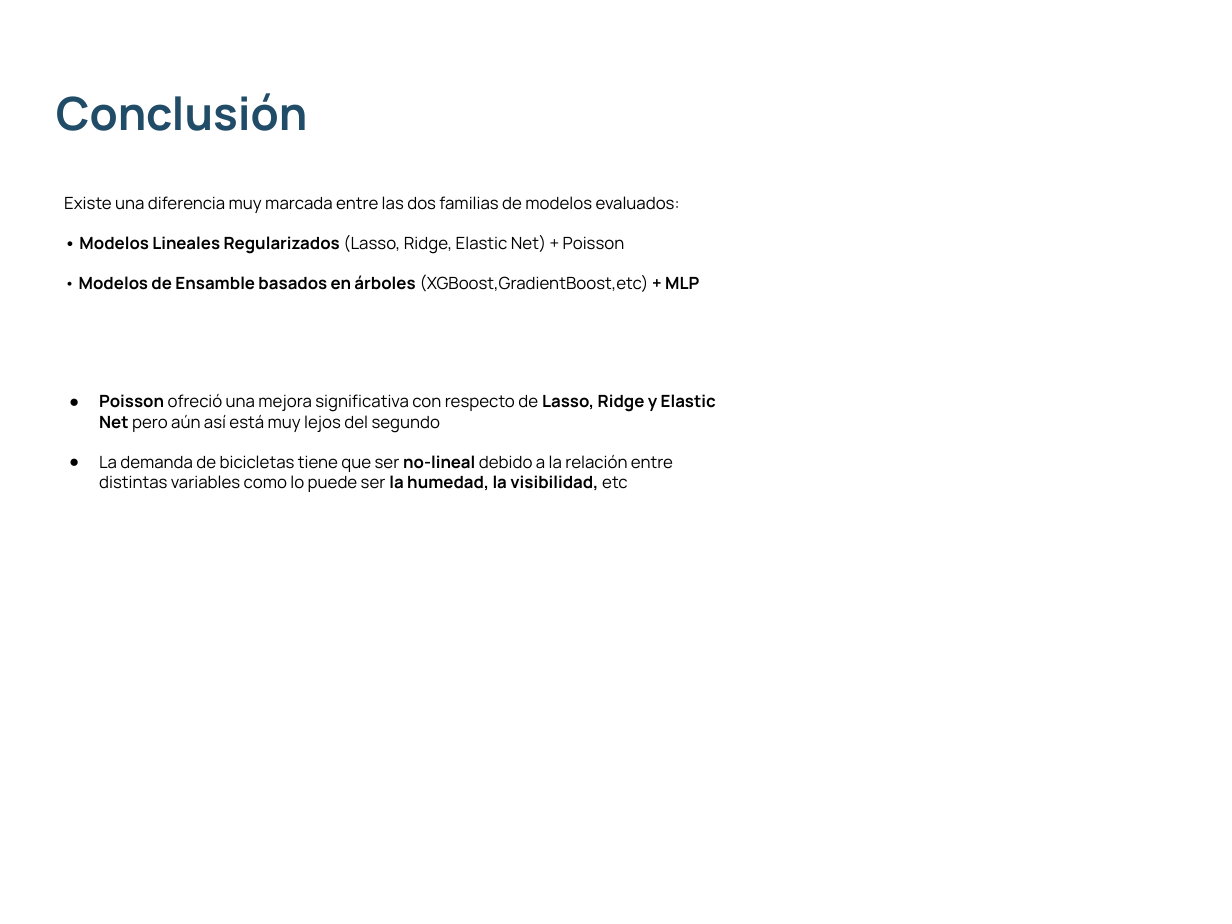
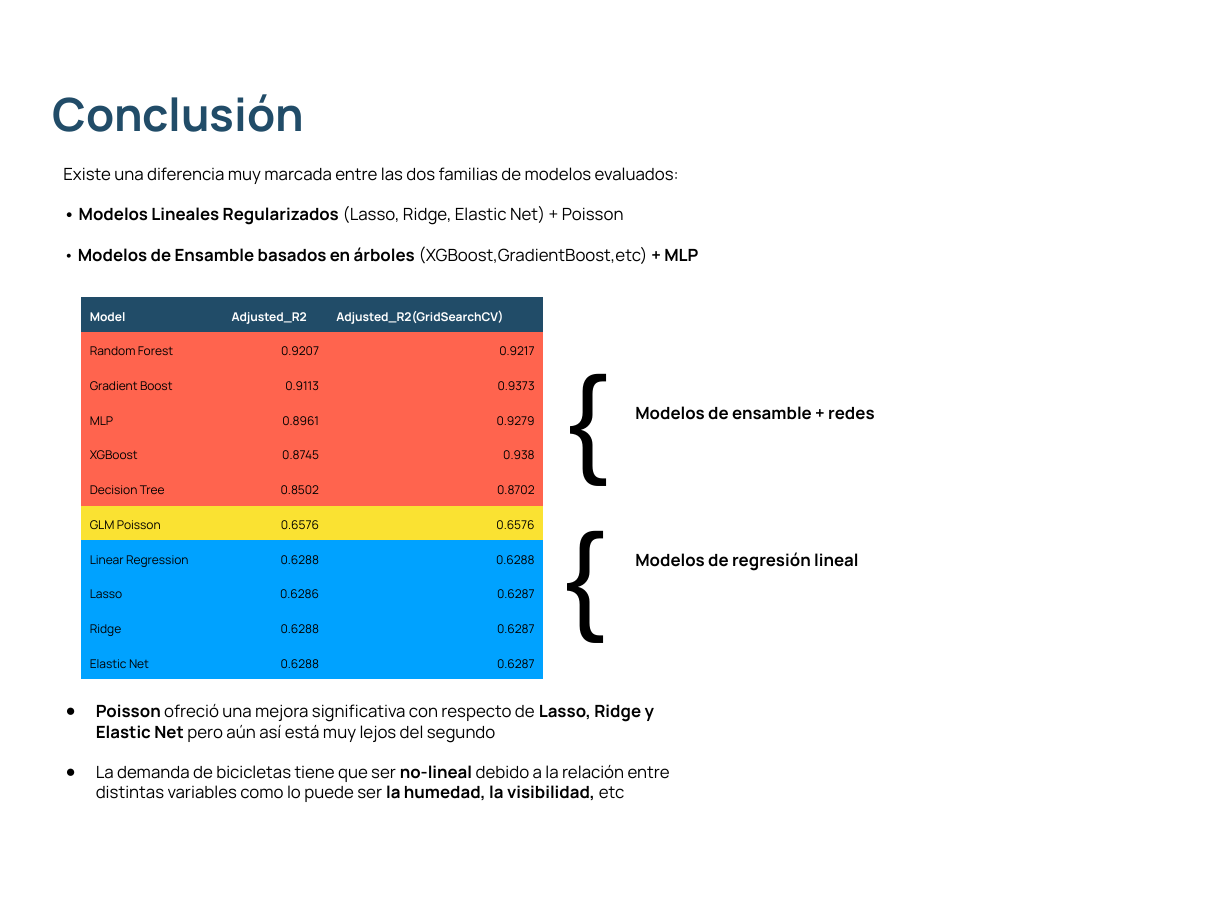
Before and after one commit to MelodiousZero/proyecto_modulo_5, a slide deck: slide 24 of src/entregables/presentacion.pptx. Drawn at 1232x924 pixels with LibreOffice and Linux fonts; fonts in the diff are those of the drawing; background and template pictures are left out. Boxes give left, top, right and bottom in pixels: in the first picture for what was removed or moved away, otherwise in the second. Text is boxed around its words. In the diff, an @@ line names an element or a change of style, - is before the commit and + after.

Commit message:
pptx actualizado

```diff
--- a/src/entregables/presentacion.pptx
+++ b/src/entregables/presentacion.pptx
@@ text "Conclusión": place and size @@
-text "Conclusión" at [56,93,308,131]
+text "Conclusión" at [52,94,304,132]
@@ text "Existe una diferencia muy marcada ...": place and size @@
-text "Existe una diferencia muy marcada ..." at [64,196,699,292]
+text "Existe una diferencia muy marcada ..." at [63,167,698,264]
@@ table added at [81,297,544,673], 11 rows, 3 columns @@
+Model | Adjusted_R2 | Adjusted_R2(GridSearchCV)
+Random Forest | 0.9207 | 0.9217
+Gradient Boost | 0.9113 | 0.9373
+MLP | 0.8961 | 0.9279
+XGBoost | 0.8745 | 0.938
+Decision Tree | 0.8502 | 0.8702
+GLM Poisson | 0.6576 | 0.6576
+Linear Regression | 0.6288 | 0.6288
+Lasso | 0.6286 | 0.6287
+Ridge | 0.6288 | 0.6287
+Elastic Net | 0.6288 | 0.6287
@@ text added at [561,332,610,431], 100 pt, text #000000 @@
+{
@@ text added at [635,406,874,420], 14 pt, text #000000, bold @@
+Modelos de ensamble + redes
@@ text added at [557,490,669,650], 100 pt, text #000000 @@
+{
@@ text added at [635,552,858,571], 14 pt, text #000000, bold @@
+Modelos de regresión lineal
@@ text "Poisson ofreció una mejora significativa ..." rewrapped from [99,394,716,492] to [96,704,670,802] @@
```
